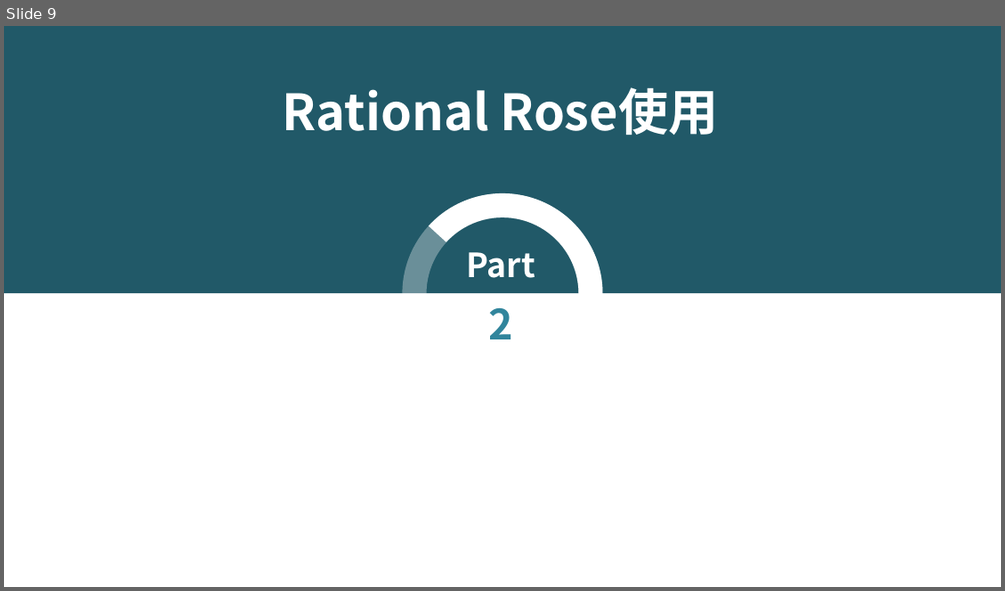
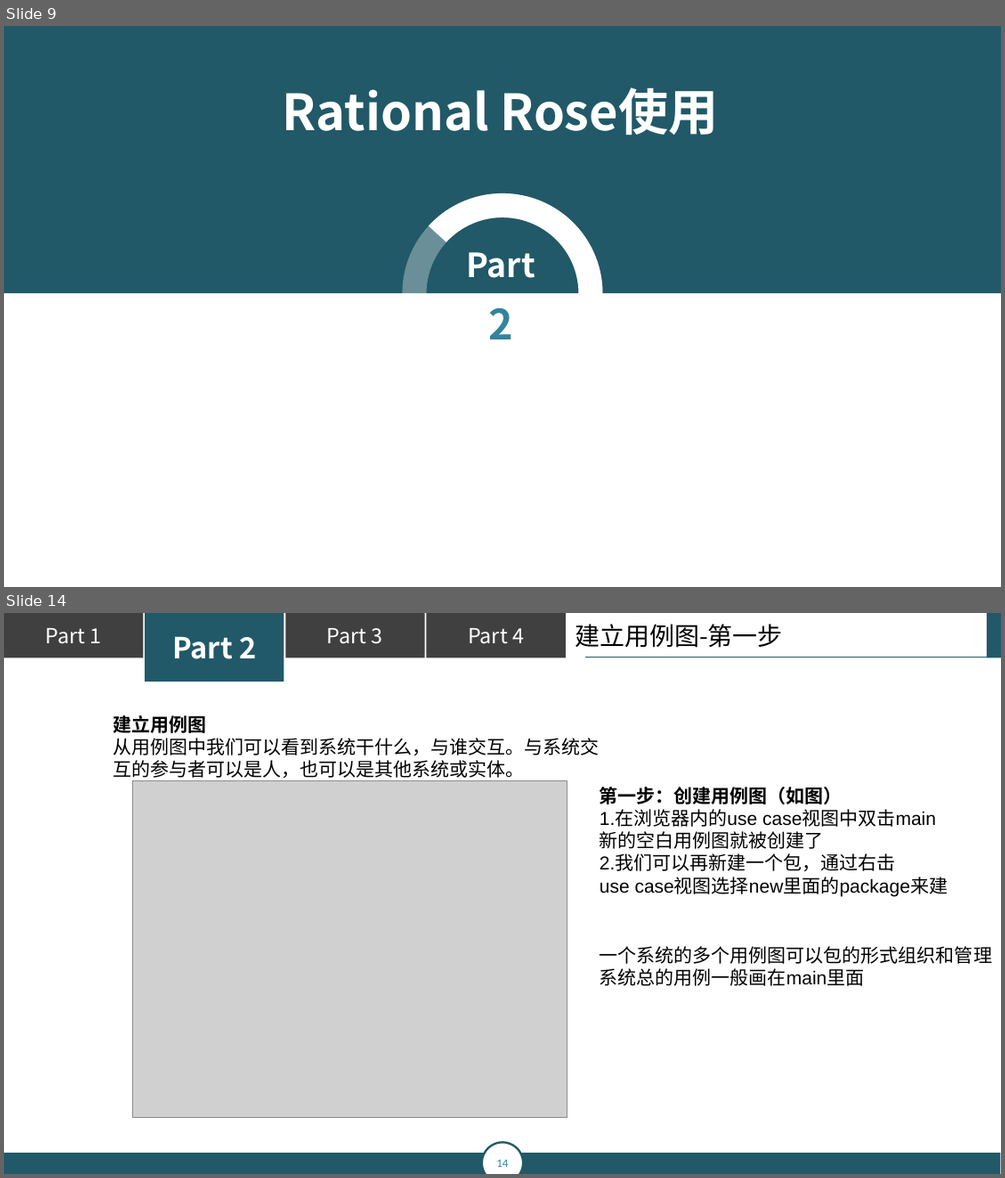
Before and after one commit to popopoi/PRD2018-G07, a slide deck: 翻转课堂PPT/PRD2018-G07-第五周翻转课堂PPT.pptx. Shown one above the other, each under a label of ours: slide 9 before the commit, slides 9 and 14 after it; the slides between them are not shown. The pictures are 1005x591 and 1005x1178 pixels, drawn with LibreOffice and Linux fonts; fonts in the diff are those of the drawing; grey boxes stand for pictures; background and template pictures are left out. Boxes give left, top, right and bottom in pixels: in the first picture for what was removed or moved away, otherwise in the second. Text is boxed around its words. In the diff, an @@ line names an element or a change of style, - is before the commit and + after.

```diff
--- a/翻转课堂PPT/PRD2018-G07-第五周翻转课堂PPT.pptx
+++ b/翻转课堂PPT/PRD2018-G07-第五周翻转课堂PPT.pptx
@@ slide 14 added at (4, 613, 1001, 1174), background #FFFFFF @@
@@ rectangle added at (4, 613, 143, 657), fill #404040, 20 pt, text #FFFFFF @@
+Part 1
@@ rectangle added at (145, 613, 283, 681), fill #215968, 28 pt, text #FFFFFF, bold @@
+Part 2
@@ rectangle added at (285, 613, 424, 657), fill #404040, 20 pt, text #FFFFFF @@
+Part 3
@@ rectangle added at (427, 613, 566, 657), fill #404040, 20 pt, text #FFFFFF @@
+Part 4
@@ text added at (574, 624, 783, 648), 24 pt, text #000000 @@
+建立用例图-第一步
@@ rectangle added at (987, 613, 1001, 657), fill #215968 @@
@@ line added from (994, 657) to (585, 657), #215968 0.75 pt @@
@@ text added at (113, 715, 599, 778), 18 pt, text #000000 @@
+建立用例图
+从用例图中我们可以看到系统干什么，与谁交互。与系统交互的参与者可以是人，也可以是其他系统或实体。
@@ picture added at (133, 780, 567, 1117) @@
@@ text added at (599, 787, 947, 896), 18 pt, text #000000 @@
+第一步：创建用例图（如图）
+1.在浏览器内的use case视图中双击main
+新的空白用例图就被创建了
+2.我们可以再新建一个包，通过右击
+use case视图选择new里面的package来建
@@ text added at (599, 946, 992, 986), 18 pt, text #000000 @@
+一个系统的多个用例图可以包的形式组织和管理
+系统总的用例一般画在main里面
@@ page number added at (482, 1143, 523, 1174), fill #FFFFFF, outline #215968 2 pt, 11 pt, text #31859C @@
+14
@@ rectangle added at (4, 1153, 1000, 1174), fill #215968 @@
```
Also in this commit, not shown: 21 other slides added, 1 other file.
